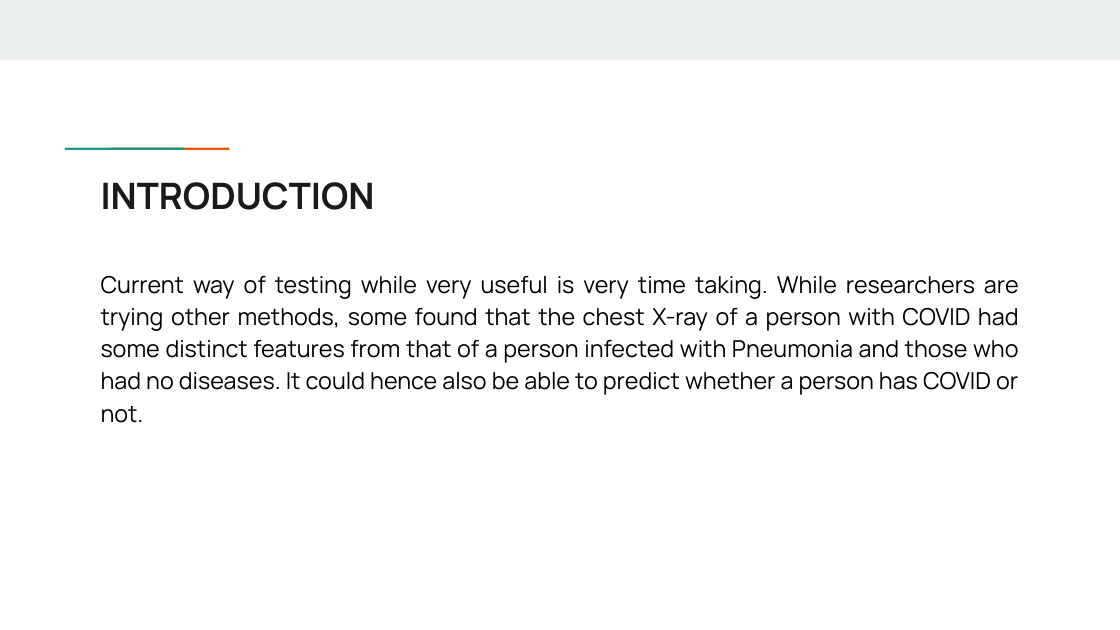
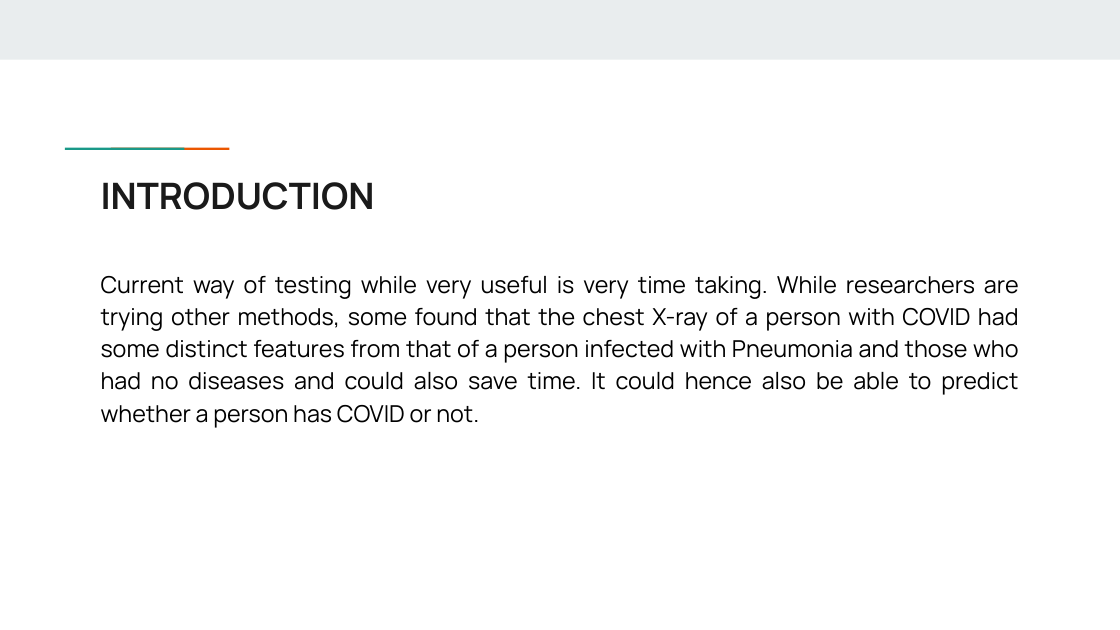
Before and after one commit to Mayank0255/IT1634-COVID19-Predictions-and-Analysis, a slide deck: slide 3 of Minor Project Presentation.pptx. Drawn at 1120x630 pixels with LibreOffice and Linux fonts; fonts in the diff are those of the drawing. Boxes give left, top, right and bottom in pixels: in the first picture for what was removed or moved away, otherwise in the second. Text is boxed around its words. In the diff, an @@ line names an element or a change of style, - is before the commit and + after.

```diff
--- a/Minor Project Presentation.pptx
+++ b/Minor Project Presentation.pptx
@@ text at (x1=101, y1=276, x2=1019, y2=428): text changed @@
-Current way of testing while very useful is very time taking. While researchers are trying other methods, some found that the chest X-ray of a person with COVID had some distinct features from that of a person infected with Pneumonia and those who had no diseases. It could hence also be able to predict whether a person has COVID or not.
+Current way of testing while very useful is very time taking. While researchers are trying other methods, some found that the chest X-ray of a person with COVID had some distinct features from that of a person infected with Pneumonia and those who had no diseases and could also save time. It could hence also be able to predict whether a person has COVID or not.
```
Also in this commit, not shown: 6 other slides changed, 9 slides added, 5 slides removed, 1 other file.
